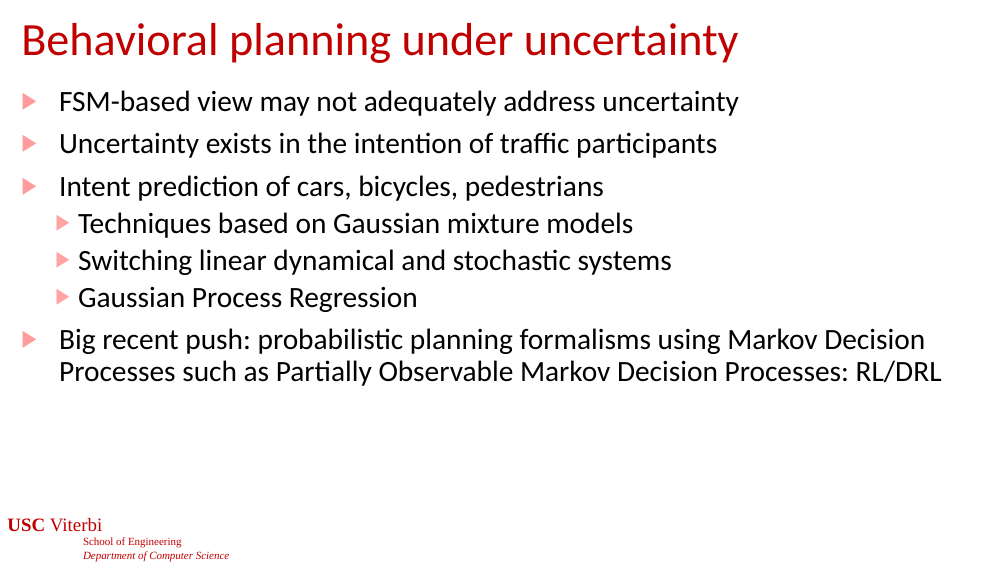
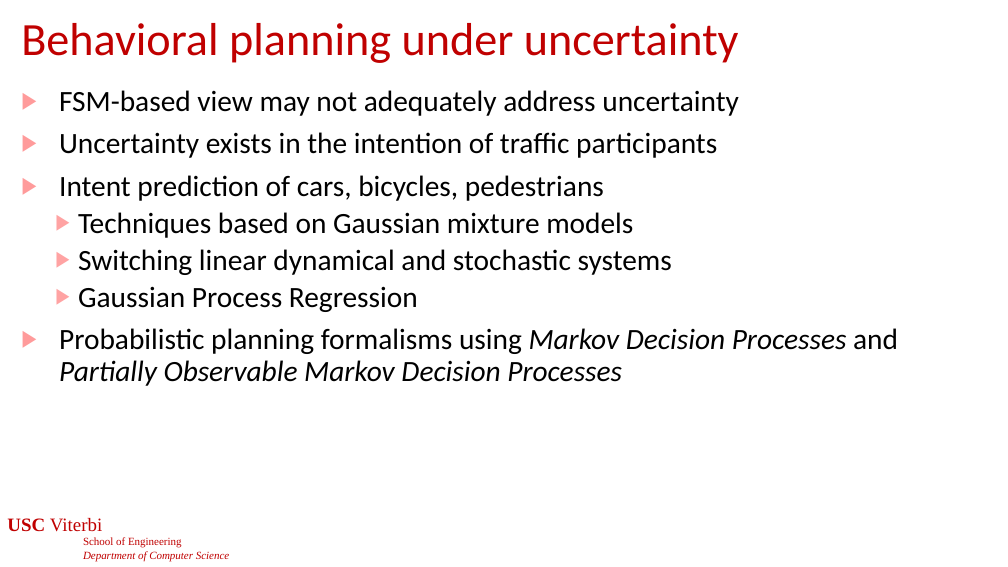
Before and after one commit to jdeshmukh/jdeshmukh.github.io, a slide deck: slide 20 of teaching/cs513-autocps-fall-2024/slides/Planning.pptx (slide 22 before the commit). Drawn at 1008x567 pixels with LibreOffice and Linux fonts; fonts in the diff are those of the drawing; background and template pictures are left out. Boxes give left, top, right and bottom in pixels: in the first picture for what was removed or moved away, otherwise in the second. Text is boxed around its words. In the diff, an @@ line names an element or a change of style, - is before the commit and + after.

```diff
--- a/teaching/cs513-autocps-fall-2024/slides/Planning.pptx
+++ b/teaching/cs513-autocps-fall-2024/slides/Planning.pptx
@@ text at (59, 328, 898, 386): text changed; italic on @@
-▶ Big recent push: probabilistic planning formalisms using Markov Decision Processes such as Partially Observable Markov Decision Processes: RL/DRL
+▶ Probabilistic planning formalisms using Markov Decision Processes and Partially Observable Markov Decision Processes
```
Also in this commit, not shown: 6 other slides changed, 2 slides removed, 2 other files.
